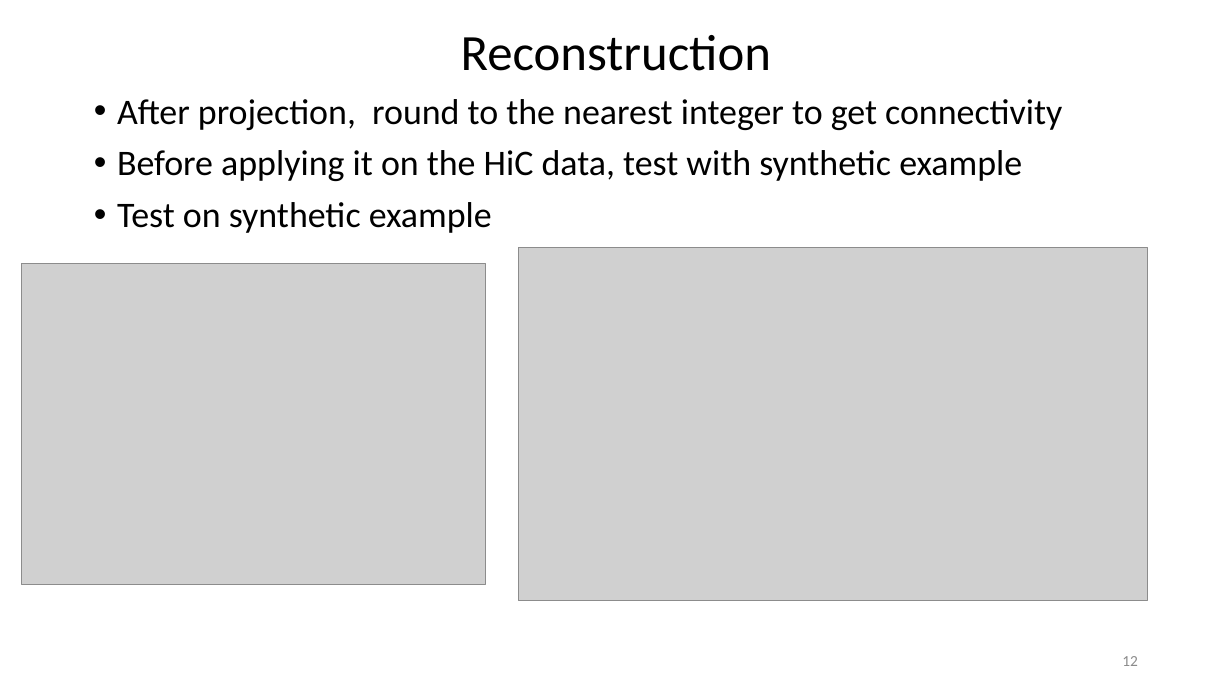
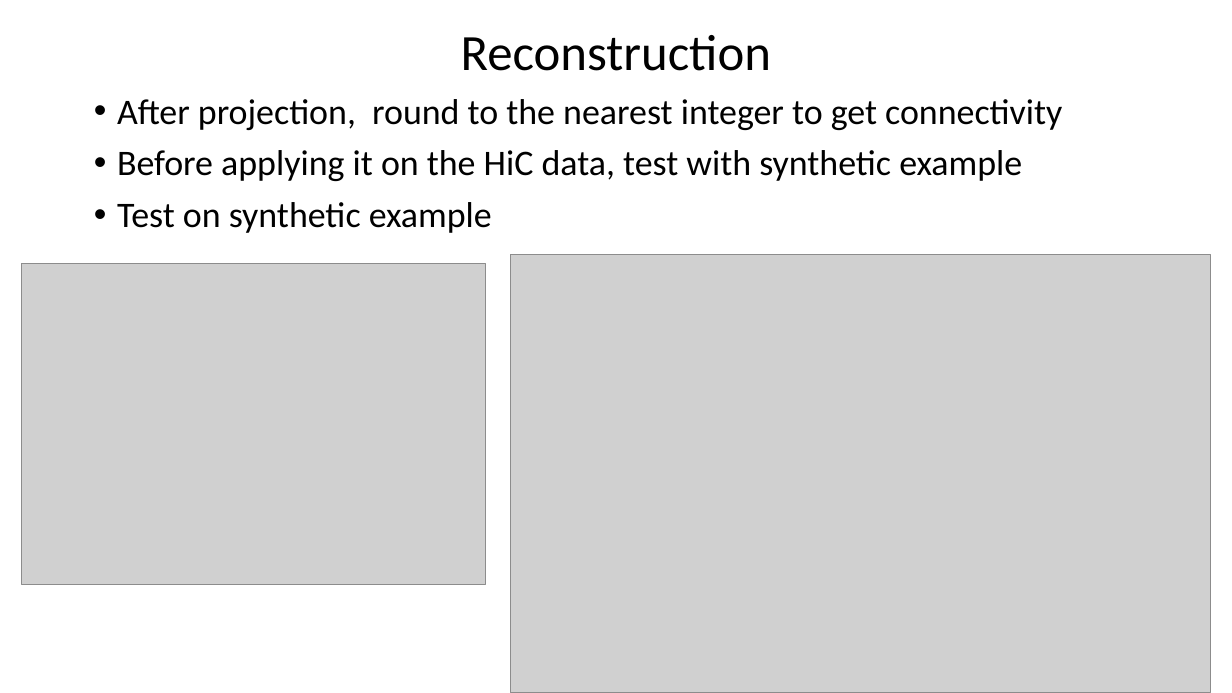
Before and after one commit to zhaENS/Project, a slide deck: slide 13 of Documents/lab Meetings/24-03-15/Polymer Reconstruction Using the HiC Experiments.pptx (slide 12 before the commit). Drawn at 1232x693 pixels with LibreOffice and Linux fonts; fonts in the diff are those of the drawing; grey boxes stand for pictures. Boxes give left, top, right and bottom in pixels: in the first picture for what was removed or moved away, otherwise in the second. Text is boxed around its words. In the diff, an @@ line names an element or a change of style, - is before the commit and + after.

```diff
--- a/Documents/lab Meetings/24-03-15/Polymer Reconstruction Using the HiC Experiments.pptx
+++ b/Documents/lab Meetings/24-03-15/Polymer Reconstruction Using the HiC Experiments.pptx
@@ picture: place and size @@
-picture at box(518, 247, 1148, 601)
+picture at box(510, 255, 1211, 693)
@@ page number removed at box(1122, 656, 1138, 666) @@
-12
```
Also in this commit, not shown: 10 other slides changed, 2 slides added, 8 other files.
